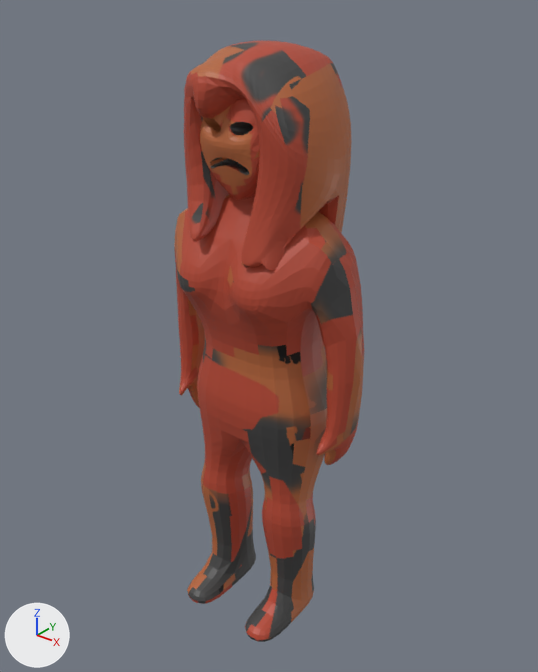
An edit to the Blender file content/assets/vanilla/pelagma.blend, drawn before and after from the same camera.
The view is the same before and after, from a 50 mm lens placed at (0.895, -1.139, 1.416), pointed at (-0.022, 0.007, 0.705). Arrows for +X, +Y and +Z are at lower left; the lights stay in place. The first picture is the older version.

The first picture shows 'Body', 'Hair', 'Head'.
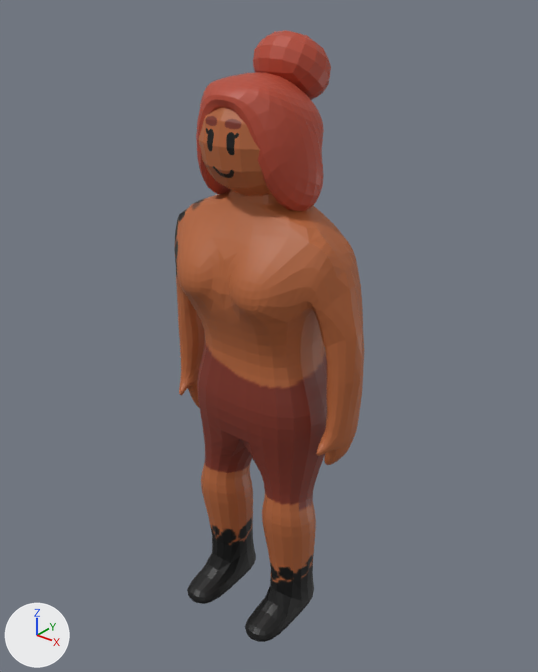
The newer file is also turned or shifted as a whole; pictures and numbers use the older file's frame.

Where the change shows, as pixel boxes (x1, y1, x2, y2) in the pictures (538 x 672 px):
```json
{"object": "Hair", "change": "reshaped", "before": [184, 41, 352, 271], "after": [196, 72, 324, 211]}
{"object": "Head", "change": "reshaped", "before": [200, 99, 260, 200], "after": [198, 108, 272, 196]}
{"object": "Bun", "change": "added", "after": [253, 30, 331, 100], "on screen": "red"}
{"part": 1, "of": "me_cube", "change": "surface changed", "before": [174, 194, 364, 642], "after": [174, 194, 364, 642]}
```

Edits to the scene script, one JSON object a line:
```json
{"block": "me_cube", "where": "me_cube.from_pydata(...)  # 2642 vertices, 2648 faces; spans x -0.255..0.233, y -0.192..0.104, z 0.015..1.092"}
{"block": "me_cube", "where": "# used by ob_body; location = (0.0, 0.0, 0.0)"}
{"block": "me_cube", "change": "me_cube part 1: texture (UV) coordinates of 2648 of 2648 faces, centred in x -0.252..0.23, y -0.189..0.101, z 0.016..1.091, changed; they spanned u 0.0..0.98, v 0.0..0.99 and now span u 0.19..0.95, v 0.0..0.96"}
{"block": "me_cube_001", "where": "# used by ob_head; location = (0.0, 0.0, 0.0)"}
{"op": "remove", "block": "me_cube_001", "code": "me_cube_001.from_pydata(...)  # 834 vertices, 832 faces; spans x -0.097..0.082, y -0.143..0.05, z 1.034..1.253"}
{"op": "add", "block": "me_cube_001", "code": "me_cube_001.from_pydata(...)  # 98 vertices, 96 faces; spans x -0.121..0.1, y -0.151..0.07, z 1.031..1.251"}
{"block": "me_cube_001", "change": "me_cube_001 part 2: 834 vertices removed from x -0.097..0.082, y -0.143..0.05, z 1.034..1.253; 98 vertices added at x -0.121..0.1, y -0.151..0.07, z 1.031..1.251"}
{"block": "me_cube_002", "where": "# used by ob_hair; location = (0.0, 0.0, 0.0)"}
{"op": "remove", "block": "me_cube_002", "code": "me_cube_002.from_pydata(...)  # 1602 vertices, 1600 faces; spans x -0.15..0.156, y -0.173..0.177, z 0.722..1.307"}
{"op": "add", "block": "me_cube_002", "code": "me_cube_002.from_pydata(...)  # 514 vertices, 512 faces; spans x -0.14..0.118, y -0.138..0.084, z 1.014..1.255"}
{"block": "me_cube_002", "change": "me_cube_002 part 3: 1602 vertices removed from x -0.15..0.156, y -0.173..0.177, z 0.722..1.307; 514 vertices added at x -0.14..0.118, y -0.138..0.084, z 1.014..1.255"}
{"op": "add", "block": "me_cube_005", "code": ["me_cube_005 = bpy.data.meshes.new('Cube.005')", "me_cube_005.from_pydata(...)  # 98 vertices, 96 faces; spans x -0.076..0.076, y -0.008..0.134, z 1.19..1.322", "me_cube_005.materials.append(mat_material)  # picture img_pelagma"]}
{"op": "add", "block": "ob_bun", "code": ["ob_bun = bpy.data.objects.new('Bun', me_cube_005)", "ob_bun.location = (-0.011, 0.0, 0.0)"]}
```
